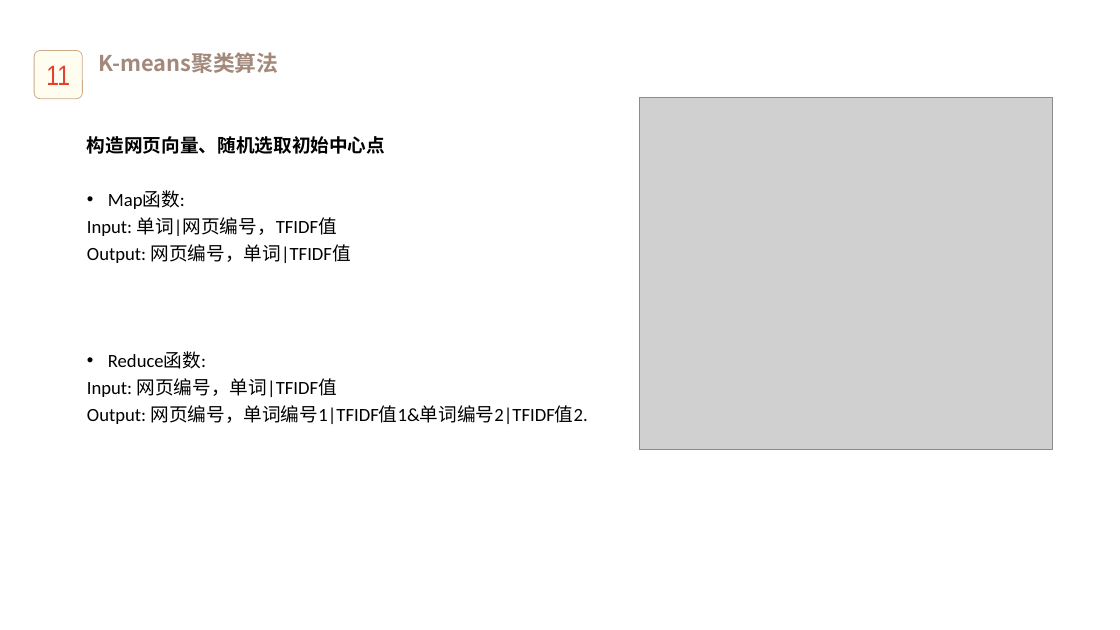
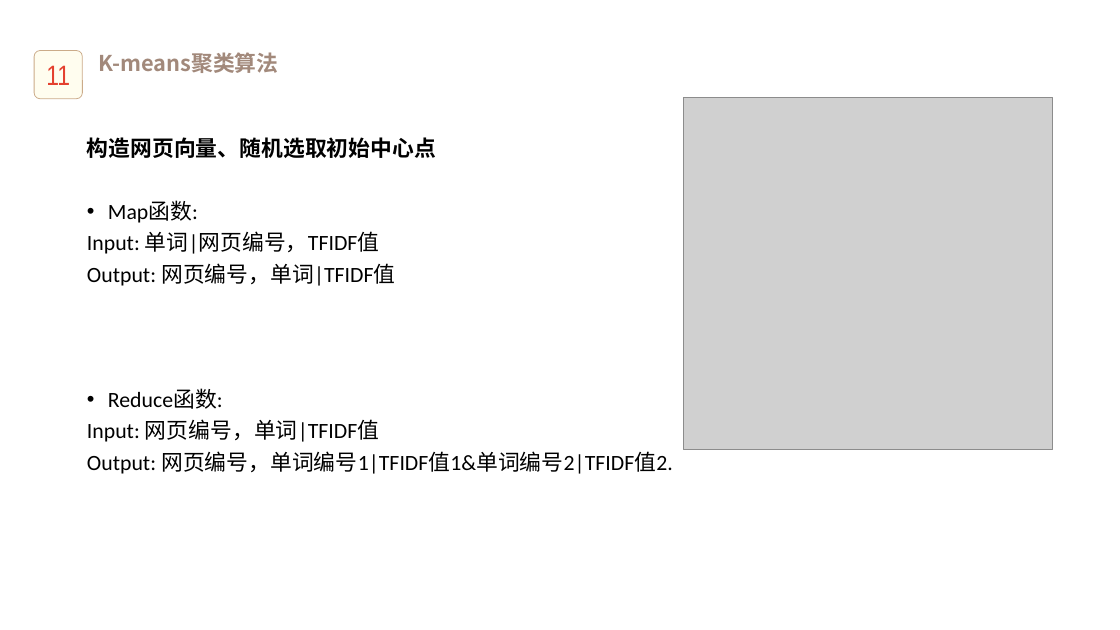
Before and after one commit to CRayFish07/webKmeans, a slide deck: slide 11 of Document/展示.pptx. Drawn at 1120x630 pixels with LibreOffice and Linux fonts; fonts in the diff are those of the drawing; grey boxes stand for pictures; background and template pictures are left out. Boxes give left, top, right and bottom in pixels: in the first picture for what was removed or moved away, otherwise in the second. Text is boxed around its words. In the diff, an @@ line names an element or a change of style, - is before the commit and + after.

```diff
--- a/Document/展示.pptx
+++ b/Document/展示.pptx
@@ picture: place and size @@
-picture at bbox=[640, 97, 1053, 450]
+picture at bbox=[683, 97, 1053, 450]
@@ text "构造网页向量、随机选取初始中心点" at bbox=[87, 137, 673, 474]: size 12 to 14 pt @@
```
Also in this commit, not shown: 9 other slides changed.
